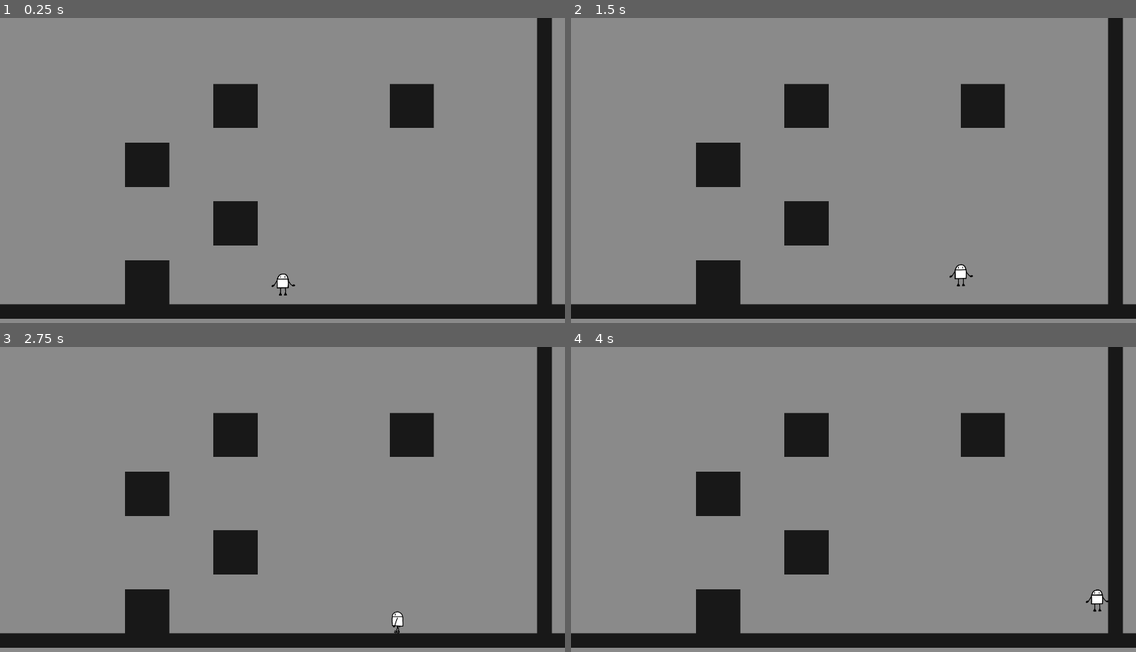
Above: before the commit, frames 1-4 (two rows, left to right).
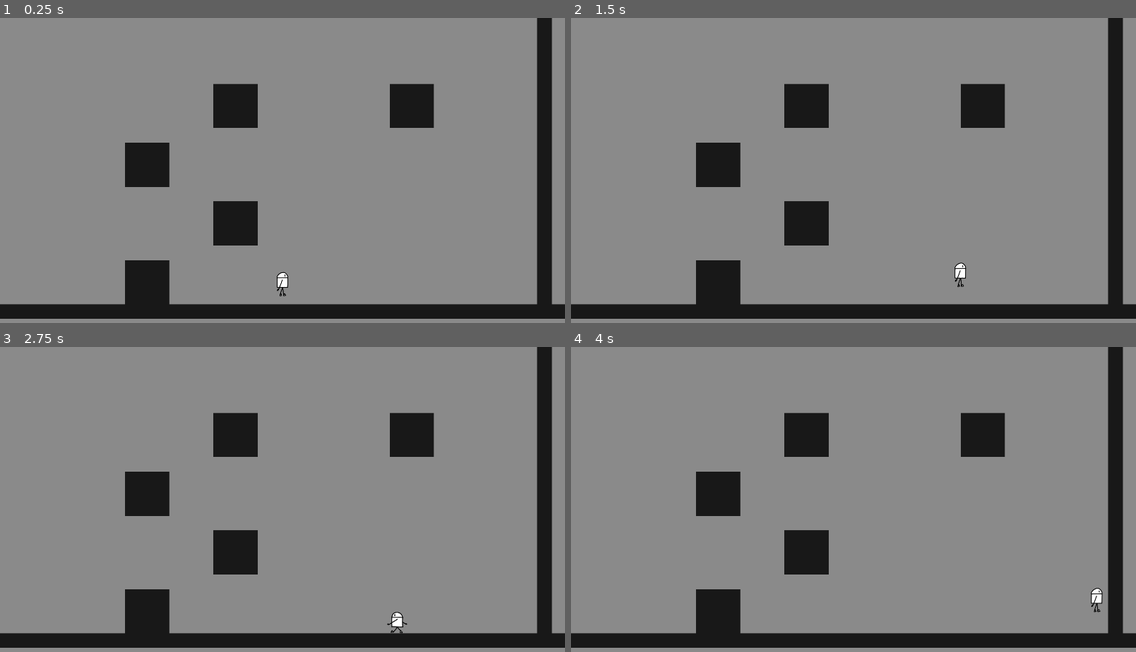
Above: after the commit, the same moments.

Repository: JueSung/holes_in_the_wall
Game: Godot game, scene res://main.tscn
The game is run twice, just before and just after one commit, with the same random seed, the same clock (stepped at 60 frames per second) and the same inputs.
Inputs:
- Up to frame 1 (0.25 s): no input
- Up to frame 2 (1.5 s): hold D (right) from 0.53 s (still down); tap Tab (dash) at 0.6 s; tap W (up) at 0.77, 0.8, 1.07, 1.35 s
- Up to frame 3 (2.75 s): tap W (up) at 1.52, 1.82, 2.3 s; tap Tab (dash) at 1.55, 2.1 s; release D (right) at 2.03 s; hold A (left) from 2.03 s (still down)
- Up to frame 4 (4 s): release A (left) at 2.78 s; hold D (right) from 2.78 s (still down); tap Tab (dash) at 2.85 s; tap W (up) at 3.02, 3.32, 3.6, 3.77 s

The runs differ from the first frame. In frame 1, less than 0.1% of the frame differs, in the area x 48-53%, y 83-92%; in frame 2, 0.1%; in frame 3, less than 0.1%; in frame 4, 0.1%, in the area x 91-96%, y 78-88%.

Commit message:
jump and landing animations prob other stuff and EXPORT

Diff:
--- a/player.gd
+++ b/player.gd
@@ -6,6 +6,8 @@
 const HORIZONTAL_SPEED: = 400.
 const HORIZONTAL_AIR_FRICTION := 4000. # factor in which slows down horizontal velocity while in air
 const JUMP_SPEED := 750.
+
+const MAX_VERTICAL_SPEED = 1500
 
 
 const DASH_SPEED := 800.
@@ -32,10 +34,16 @@
 var wall_jump_friction_timer:= 0.0
 
 
-var last_tick_on_floor: bool = true # on_floor from last tick - used for coyote time
+var last_tick_on_floor: bool = true # on_floor from last tick - used for coyote time and landing animation
 var COYOTE_TIME := .05 # you get this many seconds to after falling off edge or dash ending to jump still
 var COYOTE_TIME_POST_DASH := 0.1 # for after dashing, need a bit more maybe keep TODO
 var coyote_timer := 0.
+
+var prev_dir := Vector2i(0,0) # for animation stuff
+var prev_velocity := Vector2(0,0)
+var land_finished := true # for moving from animation "land" to "idle" or "run"
+const LAND_SPEED_THRESHOLD := 800. # vertical speed cutoff to run "land" animation
+
 
 enum INPUTS {
 	up,
@@ -65,7 +73,6 @@
 			inputs[input] = true
 		else:
 			inputs[input] = false
-
 
 
 func _physics_process(delta: float) -> void:
@@ -83,7 +90,7 @@
 			coyote_timer = COYOTE_TIME_POST_DASH
 			dash_cooldown_timer = DASH_COOLDOWN
 
-			set_animation("idle", Vector2.ZERO)
+			set_animation("idle" if is_on_floor() else "jump", Vector2.ZERO)
 
 	if coyote_timer > 0:
 		coyote_timer -= delta
@@ -107,8 +114,10 @@
 		if abs(velocity.x) > 0:
 			set_animation("run", dir)
 		else:
-			set_animation("idle", dir)
-
+			if $AnimatedSprite2D.animation != "idle":
+				set_animation("idle", dir)
+
+	# WALL CLUTCHING------------------------------------------------------------------------------------------------------------------------------
 	# var friction_factor := 1. # default 1 aka no friction
 	if is_on_wall():
 
@@ -128,15 +137,15 @@
 		else:
 			wall_clutching = false
 			if $AnimatedSprite2D.animation == "wall_clutch":
-				set_animation("idle", dir)
+				set_animation("idle" if is_on_floor() else "jump", dir)
 	else:
 		wall_clutching = false
 		if $AnimatedSprite2D.animation == "wall_clutch":
-			set_animation("idle", dir)
-
-
-
-
+			set_animation("idle" if is_on_floor() else "jump", dir)
+
+
+
+	# Applying vertical gravity -----------------------------------------------------------------------------------------------------------------
 	if !is_on_floor():
 		if !dashing && dash_pause_timer <= 0: # don't apply gravity if dashing
 			if velocity.y < 0: # going up
@@ -164,6 +173,7 @@
 			velocity.x = move_toward(velocity.x, dir.x * HORIZONTAL_SPEED, alpha * delta)
 
 		if last_tick_on_floor && !has_jumped: # just left floor and wasn't by jumping
+			set_animation("jump", dir)
 			coyote_timer = COYOTE_TIME
 
 	else:
@@ -171,6 +181,8 @@
 			# set hitbox diff and sprite diff TODO
 			set_animation("crouch", dir)
 
+		if !last_tick_on_floor && abs(prev_velocity.y) > LAND_SPEED_THRESHOLD: # just landed
+			set_animation("land", dir)
 
 		if has_jumped:
 			has_jumped = false
@@ -179,7 +191,7 @@
 		if wall_jump_friction_timer > 0.0:
 			wall_jump_friction_timer = 0.0
 
-
+	# JUMP BLOCK-----------------------------------------------------------------------------------------------------------------------------
 	# can jump out of (and cancel) a dash
 	if inputs["up"] && (((!has_jumped && (is_on_floor())) || ((dashing || wall_clutching || coyote_timer > 0) && has_released_up))):
 		#why_jump(has_jumped, is_on_floor(), dashing, wall_clutching, has_released_up, coyote_timer)
@@ -189,7 +201,7 @@
 		has_released_up = false
 		velocity.y = -1. * JUMP_SPEED
 
-		set_animation("idle", dir) # TODO change to some jump one?
+		set_animation("jump", dir) # TODO change to some jump one?
 
 		if dashing:
 			dashing = false
@@ -209,7 +221,7 @@
 		has_released_dash = true
 
 
-	# checking for dash
+	# DASH BLOCK--------------------------------------------------------------------------------------------------------------------------------------
 	if inputs["dash"] && !dashing && !has_dashed && !wall_clutching && has_released_dash && dash_cooldown_timer <= 0.0:
 
 		# basicaly overwrite all velocity for dashing in one of the 8 directions
@@ -234,11 +246,13 @@
 	last_tick_on_floor = is_on_floor()
 
 	# set terminal velocity for falling y # TODO maybe keep idk
-	if velocity.y > 1300:
-		velocity.y = 1300
+	if velocity.y > MAX_VERTICAL_SPEED:
+		velocity.y = MAX_VERTICAL_SPEED
 
 	# # TODO idk if like maybe get rid of
-	# match $AnimatedSprite2D.animation:
+	if $AnimatedSprite2D.animation == "jump":
+		$AnimatedSprite2D.frame = int(abs(velocity.y)**2. / (MAX_VERTICAL_SPEED**2.) * 4)
+		# $AnimatedSprite2D.scale = Vector2(0.6 * (1-abs(velocity.y/6000.)), 0.6 * (1+abs(velocity.y / 6000.)))
 	# 	"idle":
 	# 		$AnimatedSprite2D.scale = Vector2(0.6 * (1 - abs(velocity.y/6000.)), 0.6 * (1+abs(velocity.y / 6000.)))
 	# 	"run":
@@ -248,7 +262,10 @@
 	# 	"wall_clutch":
 	# 		$AnimatedSprite2D.scale = Vector2(0.1 * (1 - abs(velocity.y/6000.)), 0.1 * (1+abs(velocity.y / 6000.)))
 
-
+	if !dashing && !dash_pause_timer > 0 && dir.x != prev_dir.x:
+		set_animation("", dir)
+	prev_dir = dir
+	prev_velocity = velocity
 	move_and_slide()
 
 
@@ -256,23 +273,38 @@
 # dir is vector describing direction looking rn
 func set_animation(animation_name, dir):
 	var animatedSprite2D = $AnimatedSprite2D
+	if animatedSprite2D.animation == animation_name:
+		return
 	animatedSprite2D.rotation = 0
+	if animation_name == "": # prob for setting dir or something
+		animation_name = animatedSprite2D.animation
+
 	match animation_name:
 		"idle":
+			if animatedSprite2D.animation == "land" && !land_finished:
+				return # allow landing animation prior to idle animation
 			animatedSprite2D.animation = "idle"
-			animatedSprite2D.flip_h = false
-			animatedSprite2D.offset = Vector2(-340., -1007)
+			if animatedSprite2D.flip_h == false:
+				animatedSprite2D.offset = Vector2(-340., -1007)
+			else:
+				animatedSprite2D.offset = Vector2(340., -1007)
 			animatedSprite2D.scale = Vector2(0.6, 0.6)
 			$CollisionShape2D.disabled = false
 			$crouch_hitbox.disabled = true
+			animatedSprite2D.stop()
 		"crouch":
 			animatedSprite2D.animation = "crouch"
-			animatedSprite2D.flip_h = false
-			animatedSprite2D.offset = Vector2(-341., -967.)
+			if animatedSprite2D.flip_h == false:
+				animatedSprite2D.offset = Vector2(-341., -967.)
+			else:
+				animatedSprite2D.offset = Vector2(341., -967.)
 			animatedSprite2D.scale = Vector2(0.6, 0.6)
 			$CollisionShape2D.disabled = true
 			$crouch_hitbox.disabled = false
+			animatedSprite2D.stop()
 		"run":
+			if animatedSprite2D.animation == "land" && !land_finished:
+				return # allow landing animation prior to run animation
 			animatedSprite2D.animation = "run"
 			if dir.x > 0:
 				animatedSprite2D.flip_h = false
@@ -285,6 +317,8 @@
 
 			$CollisionShape2D.disabled = false
 			$crouch_hitbox.disabled = true
+
+			animatedSprite2D.play()
 		"dash":
 			animatedSprite2D.animation = "dash"
 			animatedSprite2D.flip_h = false
@@ -293,6 +327,8 @@
 			animatedSprite2D.rotation = atan2(dir.y, dir.x) + PI/2.
 			$CollisionShape2D.disabled = false
 			$crouch_hitbox.disabled = true
+
+			animatedSprite2D.play()
 		"wall_clutch":
 			animatedSprite2D.animation = "wall_clutch"
 			if dir.x > 0:
@@ -306,25 +342,50 @@
 
 			$CollisionShape2D.disabled = false
 			$crouch_hitbox.disabled = true
+			animatedSprite2D.stop()
 		"jump":
 			pass
-			# animatedSprite2D.animation = "jump"
-			# animatedSprite2D.offset = Vector2(-646., -799.)
-			# animatedSprite2D.scale = Vector2(0.6, 0.6)
-			# $CollisionShape2D.disabled = false
-			# $crouch_hitbox.disabled = true
+			animatedSprite2D.animation = "jump"
+			var using_dir = dir
+			if using_dir.x == 0:
+				using_dir.x = 1 if animatedSprite2D.flip_h == false else -1
+			if using_dir.x > 0:
+				animatedSprite2D.flip_h = false
+				animatedSprite2D.offset = Vector2(-646., -794.)
+				animatedSprite2D.scale = Vector2(0.6, 0.6)
+			else:
+				animatedSprite2D.flip_h = true
+				animatedSprite2D.offset = Vector2(646., -794.)
+				animatedSprite2D.scale = Vector2(0.6, 0.6)
+			animatedSprite2D.stop()
 		"land":
 			animatedSprite2D.animation = "land"
-			animatedSprite2D.flip_h = false
-			animatedSprite2D.offset = Vector2(-724., -775.)
+			var using_dir = dir
+			if using_dir.x == 0:
+				using_dir.x = 1 if animatedSprite2D.flip_h == false else -1
+			if using_dir.x > 0:
+				animatedSprite2D.flip_h = false
+				animatedSprite2D.offset = Vector2(-647., -776.)
+			else:
+				animatedSprite2D.flip_h = true
+				animatedSprite2D.offset = Vector2(647., -776.)
 			animatedSprite2D.scale = Vector2(0.6, 0.6)
 			$CollisionShape2D.disabled = false
 			$crouch_hitbox.disabled = true
-
-
-	animatedSprite2D.play()
-
-
+			land_finished = false
+
+			animatedSprite2D.play()
+
+
+
+func animation_finished() -> void:
+	if $AnimatedSprite2D.animation != "land":
+		return
+	land_finished = true
+	if prev_dir.x != 0:
+		set_animation("idle", prev_dir)
+	else:
+		set_animation("run", prev_dir)
 
 
 # for testing
--- a/player.tscn
+++ b/player.tscn
@@ -36,7 +36,7 @@
 }],
 "loop": true,
 "name": &"crouch",
-"speed": 5.0
+"speed": 0.0
 }, {
 "frames": [{
 "duration": 1.0,
@@ -58,7 +58,7 @@
 }],
 "loop": true,
 "name": &"idle",
-"speed": 5.0
+"speed": 0.0
 }, {
 "frames": [{
 "duration": 1.0,
@@ -82,9 +82,9 @@
 "duration": 1.0,
 "texture": ExtResource("13_j5n4i")
 }],
-"loop": true,
+"loop": false,
 "name": &"jump",
-"speed": 5.0
+"speed": 0.0
 }, {
 "frames": [{
 "duration": 1.0,
@@ -98,7 +98,7 @@
 }],
 "loop": false,
 "name": &"land",
-"speed": 18.0
+"speed": 30.0
 }, {
 "frames": [{
 "duration": 1.0,
@@ -141,7 +141,7 @@
 }],
 "loop": true,
 "name": &"wall_clutch",
-"speed": 5.0
+"speed": 0.0
 }]
 
 [sub_resource type="RectangleShape2D" id="RectangleShape2D_sh265"]
@@ -156,9 +156,8 @@
 [node name="AnimatedSprite2D" type="AnimatedSprite2D" parent="." unique_id=743330017]
 scale = Vector2(0.6, 0.6)
 sprite_frames = SubResource("SpriteFrames_4flbx")
-animation = &"wall_clutch"
-offset = Vector2(724.333, -783)
-flip_h = true
+animation = &"land"
+offset = Vector2(-647, -776)
 
 [node name="CollisionShape2D" type="CollisionShape2D" parent="." unique_id=141843366]
 shape = SubResource("RectangleShape2D_sh265")
@@ -166,3 +165,5 @@
 [node name="crouch_hitbox" type="CollisionShape2D" parent="." unique_id=270107187]
 position = Vector2(0, 12)
 shape = SubResource("RectangleShape2D_u1c27")
+
+[connection signal="animation_finished" from="AnimatedSprite2D" to="." method="animation_finished"]
Not shown, changed: docs/index.html
Not shown, changed: docs/index.pck
